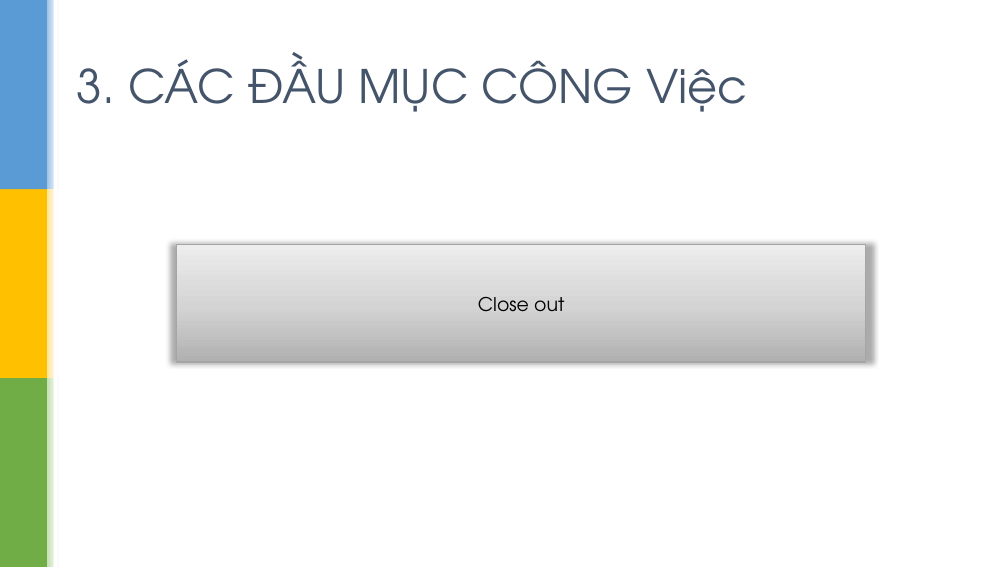
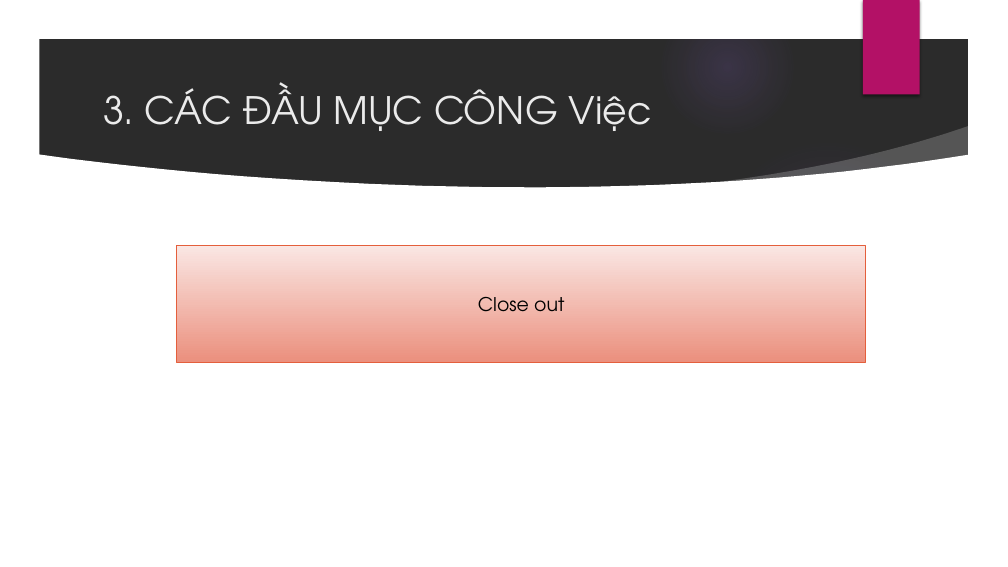
Before and after one commit to sondc/SWM_Project, a slide deck: slide 11 of Document/Slide_Project.pptx (slide 12 before the commit). Drawn at 1008x567 pixels with LibreOffice and Linux fonts; fonts in the diff are those of the drawing; background and template pictures are left out; a plain dark background stands for a picture behind light text. Boxes give left, top, right and bottom in pixels: in the first picture for what was removed or moved away, otherwise in the second. Text is boxed around its words. In the diff, an @@ line names an element or a change of style, - is before the commit and + after.

```diff
--- a/Document/Slide_Project.pptx
+++ b/Document/Slide_Project.pptx
@@ group added at (0, 0, 1008, 567): 4 ellipses, 3 freeform shapes @@
@@ group removed at (0, 0, 59, 567): 7 rectangles @@
@@ rectangle added at (863, 0, 920, 95), fill #B31166 @@
@@ title "3. CÁC ĐẦU MỤC CÔNG ...": place and size @@
-title "3. CÁC ĐẦU MỤC CÔNG ..." at (77, 54, 748, 112)
+title "3. CÁC ĐẦU MỤC CÔNG ..." at (103, 85, 652, 131)
@@ title "3. CÁC ĐẦU MỤC CÔNG ..." at (103, 85, 652, 131): size 44 to 36 pt, text colour #44546A to #EBEBEB @@
@@ rectangle "Close out" at (177, 245, 866, 362): fill gradient #B1B1B1 to #D5D5D5 to #EDEDED to gradient #FAE8E5 to #EB907F; outline #A5A5A5 1 pt to #E45F3C 0.75 pt; shadow off @@
```
Also in this commit, not shown: 7 other slides changed, 3 slides added, 4 slides removed.
